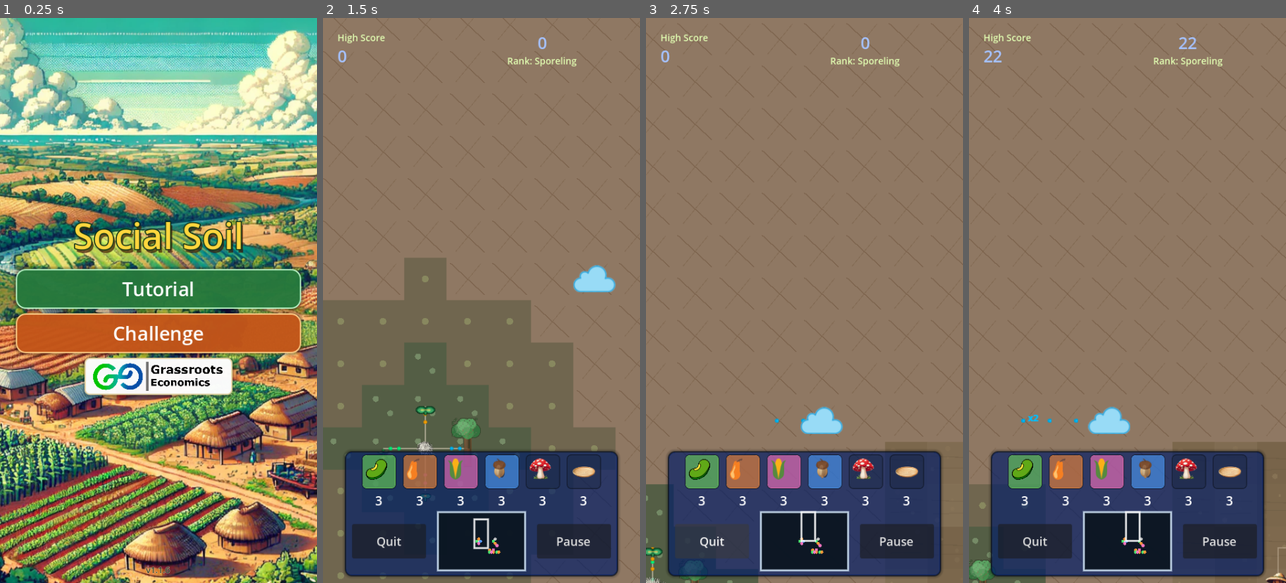
Above: before the commit, frames 1-4 (left to right).
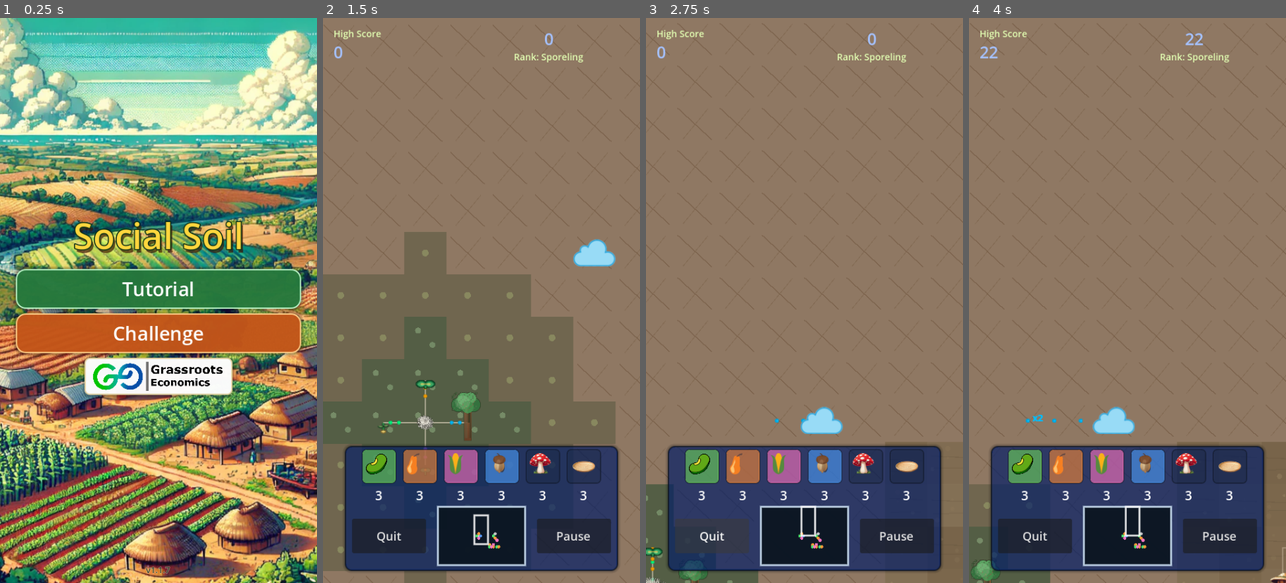
Above: after the commit, the same moments.

Repository: grassrootseconomics/mycofig
Game: Godot game, scene res://scenes/title_screen.tscn
The game is run twice, just before and just after one commit, with the same random seed, the same clock (stepped at 60 frames per second) and the same inputs.
Inputs (mouse positions are in pixels of both pictures, inside the frame that each line leads up to):
- Up to frame 1 (0.25 s): no input
- Up to frame 2 (1.5 s): click "Challenge" at 0.5 s; tap Enter at 1.25 s; drag from (481, 543) to (484, 300) at 1.27 s
- Up to frame 3 (2.75 s): drag from (741, 328) to (693, 543) at 2.02 s
- Up to frame 4 (4 s): move the mouse to (1159, 176) at 2.77 s; hold Right (right) 2.78-3.5 s; tap A (cam_left) at 2.85 s; tap Space (shoot) at 3.05 s; drag from (1111, 413) to (1013, 571) at 3.52 s

The runs differ from the first frame. In frame 1, less than 0.1% of the frame differs, in the area x 52-54%, y 97-99%; in frame 2, 17%, in the area x 0-100%, y 2-100%; in frame 3, 6.6%; in frame 4, 7.6%.

Commit message:
Bump version to 1.1.7 and update related configurations

Diff:
--- a/project.godot
+++ b/project.godot
@@ -11,7 +11,7 @@
 [application]
 
 config/name="Social Soil"
-config/version="1.1.6"
+config/version="1.1.7"
 run/main_scene="res://scenes/title_screen.tscn"
 config/quit_on_go_back=false
 config/features=PackedStringArray("4.5", "GL Compatibility")
--- a/scenes/title_screen.gd
+++ b/scenes/title_screen.gd
@@ -152,7 +152,7 @@
 	var version_label: Label = $VersionLabel
 	if not is_instance_valid(version_label):
 		return
-	var version_text = str(ProjectSettings.get_setting("application/config/version", "1.1.6"))
+	var version_text = str(ProjectSettings.get_setting("application/config/version", "1.1.7"))
 	if not version_text.begins_with("v"):
 		version_text = "v" + version_text
 	version_label.text = version_text
--- a/scenes/title_screen.tscn
+++ b/scenes/title_screen.tscn
@@ -177,7 +177,7 @@
 theme_override_colors/font_outline_color = Color(1, 0.98, 0.84, 0.7)
 theme_override_constants/outline_size = 2
 theme_override_font_sizes/font_size = 16
-text = "v1.1.6"
+text = "v1.1.7"
 horizontal_alignment = 1
 vertical_alignment = 1
 
--- a/scenes/ui.gd
+++ b/scenes/ui.gd
@@ -139,6 +139,9 @@
 const SIDE_BUTTON_SIZE_DEFAULT := Vector2(84, 38)
 const SIDE_BUTTON_SIZE_COMPACT := Vector2(98, 46)
 const SIDE_BUTTON_SIZE_TINY := Vector2(112, 52)
+const UI_SAFE_EDGE_MARGIN_DEFAULT := 12.0
+const UI_SAFE_EDGE_MARGIN_COMPACT := 10.0
+const UI_SAFE_EDGE_MARGIN_TINY := 8.0
 const RANK_FLASH_SCALE := 1.34
 const RANK_SPARKLE_DURATION := 0.62
 
@@ -238,6 +241,7 @@
 var _last_inventory_rect := Rect2(Vector2.ZERO, Vector2.ZERO)
 var _last_tutorial_visible := false
 var _last_endgame_visible := false
+var _last_safe_view_rect := Rect2(Vector2.ZERO, Vector2.ZERO)
 
 func _ready() -> void:
 	#$PalletContainer2/HBoxContainer/ActiveTexture.texture = Global.active_agent.sprite_texture
@@ -1331,10 +1335,13 @@
 	var view_size = view_rect.size
 	if view_size.x <= 0.0 or view_size.y <= 0.0:
 		return
+	var safe_rect = _get_padded_safe_view_rect()
+	if safe_rect.size.x <= 0.0 or safe_rect.size.y <= 0.0:
+		safe_rect = view_rect
 	_story_phase3_direction_layer.position = view_rect.position
 	_story_phase3_direction_layer.size = view_size
 
-	var center = view_rect.position + view_size * 0.5
+	var center = safe_rect.position + safe_rect.size * 0.5
 	var target_screen = _world_to_screen(_story_village_center_world)
 	var direction = target_screen - center
 	if direction.length_squared() <= 1.0:
@@ -1345,20 +1352,20 @@
 	var margin = STORY_PHASE3_DIRECTION_PROMPT_MARGIN
 	var side_center: Vector2 = center
 	if absf(direction.x) >= absf(direction.y):
-		side_center.x = view_rect.position.x + view_size.x - margin if direction.x >= 0.0 else view_rect.position.x + margin
-		side_center.y = clampf(center.y + direction.y * view_size.y * 0.28, view_rect.position.y + 96.0, view_rect.position.y + view_size.y - 96.0)
+		side_center.x = safe_rect.position.x + safe_rect.size.x - margin if direction.x >= 0.0 else safe_rect.position.x + margin
+		side_center.y = clampf(center.y + direction.y * safe_rect.size.y * 0.28, safe_rect.position.y + 96.0, safe_rect.position.y + safe_rect.size.y - 96.0)
 	else:
-		side_center.y = view_rect.position.y + view_size.y - margin if direction.y >= 0.0 else view_rect.position.y + margin
-		side_center.x = clampf(center.x + direction.x * view_size.x * 0.28, view_rect.position.x + 110.0, view_rect.position.x + view_size.x - 110.0)
+		side_center.y = safe_rect.position.y + safe_rect.size.y - margin if direction.y >= 0.0 else safe_rect.position.y + margin
+		side_center.x = clampf(center.x + direction.x * safe_rect.size.x * 0.28, safe_rect.position.x + 110.0, safe_rect.position.x + safe_rect.size.x - 110.0)
 
 	var half_length = STORY_PHASE3_DIRECTION_PROMPT_ARROW_LENGTH * 0.5
 	var start_pos = side_center - direction * half_length
 	var tip_pos = side_center + direction * half_length
 	var clamp_margin := 22.0
-	start_pos.x = clampf(start_pos.x, view_rect.position.x + clamp_margin, view_rect.position.x + view_size.x - clamp_margin)
-	start_pos.y = clampf(start_pos.y, view_rect.position.y + clamp_margin, view_rect.position.y + view_size.y - clamp_margin)
-	tip_pos.x = clampf(tip_pos.x, view_rect.position.x + clamp_margin, view_rect.position.x + view_size.x - clamp_margin)
-	tip_pos.y = clampf(tip_pos.y, view_rect.position.y + clamp_margin, view_rect.position.y + view_size.y - clamp_margin)
+	start_pos.x = clampf(start_pos.x, safe_rect.position.x + clamp_margin, safe_rect.position.x + safe_rect.size.x - clamp_margin)
+	start_pos.y = clampf(start_pos.y, safe_rect.position.y + clamp_margin, safe_rect.position.y + safe_rect.size.y - clamp_margin)
+	tip_pos.x = clampf(tip_pos.x, safe_rect.position.x + clamp_margin, safe_rect.position.x + safe_rect.size.x - clamp_margin)
+	tip_pos.y = clampf(tip_pos.y, safe_rect.position.y + clamp_margin, safe_rect.position.y + safe_rect.size.y - clamp_margin)
 
 	var local_start = start_pos - view_rect.position
 	var local_tip = tip_pos - view_rect.position
@@ -1386,8 +1393,9 @@
 		if absf(direction.y) > absf(direction.x):
 			label_center = side_center + (Vector2(0, -36) if direction.y >= 0.0 else Vector2(0, 36))
 		var label_pos = label_center - label_size * 0.5
-		label_pos.x = clampf(label_pos.x, view_rect.position.x + 8.0, view_rect.position.x + view_size.x - label_size.x - 8.0)
-		label_pos.y = clampf(label_pos.y, view_rect.position.y + 8.0, view_rect.position.y + view_size.y - label_size.y - 8.0)
+		label_size.x = minf(label_size.x, maxf(safe_rect.size.x - 16.0, 1.0))
+		label_size.y = minf(label_size.y, maxf(safe_rect.size.y - 16.0, 1.0))
+		label_pos = _clamp_control_position_to_rect(label_pos, label_size, safe_rect.grow(-8.0))
 		_story_phase3_direction_label.size = label_size
 		_story_phase3_direction_label.position = label_pos - view_rect.position
 
@@ -1649,8 +1657,76 @@
 	_ui_layout_dirty = true
 
 
+func _get_control_layout_size(control: Control, fallback: Vector2) -> Vector2:
+	var result = control.size if is_instance_valid(control) else Vector2.ZERO
+	if result.x <= 0.0:
+		result.x = control.custom_minimum_size.x if is_instance_valid(control) else 0.0
+	if result.y <= 0.0:
+		result.y = control.custom_minimum_size.y if is_instance_valid(control) else 0.0
+	if result.x <= 0.0:
+		result.x = fallback.x
+	if result.y <= 0.0:
+		result.y = fallback.y
+	return result
+
+
+func _get_safe_edge_margin() -> float:
+	if _is_tiny_ui():
+		return UI_SAFE_EDGE_MARGIN_TINY
+	if _is_compact_ui():
+		return UI_SAFE_EDGE_MARGIN_COMPACT
+	return UI_SAFE_EDGE_MARGIN_DEFAULT
+
+
+func _get_safe_view_rect() -> Rect2:
+	var view_rect := get_viewport().get_visible_rect()
+	if not Global.is_mobile_platform:
+		return view_rect
+	var window_size_i := DisplayServer.window_get_size()
+	var window_size := Vector2(window_size_i)
+	if window_size.x <= 0.0 or window_size.y <= 0.0:
+		return view_rect
+	var safe_area_i := DisplayServer.get_display_safe_area()
+	var safe_area := Rect2(Vector2(safe_area_i.position), Vector2(safe_area_i.size))
+	if safe_area.size.x <= 0.0 or safe_area.size.y <= 0.0:
+		return view_rect
+	# Mobile safe areas are reported in window pixels; this HUD is laid out in viewport coordinates.
+	var scale := Vector2(view_rect.size.x / window_size.x, view_rect.size.y / window_size.y)
+	var safe_pos := view_rect.position + safe_area.position * scale
+	var safe_size := safe_area.size * scale
+	var safe_left = clampf(safe_pos.x, view_rect.position.x, view_rect.position.x + view_rect.size.x)
+	var safe_top = clampf(safe_pos.y, view_rect.position.y, view_rect.position.y + view_rect.size.y)
+	var safe_right = clampf(safe_pos.x + safe_size.x, view_rect.position.x, view_rect.position.x + view_rect.size.x)
+	var safe_bottom = clampf(safe_pos.y + safe_size.y, view_rect.position.y, view_rect.position.y + view_rect.size.y)
+	if safe_right - safe_left <= 1.0 or safe_bottom - safe_top <= 1.0:
+		return view_rect
+	return Rect2(Vector2(safe_left, safe_top), Vector2(safe_right - safe_left, safe_bottom - safe_top))
+
+
+func _get_padded_safe_view_rect(extra_margin: float = 0.0) -> Rect2:
+	var safe_rect := _get_safe_view_rect()
+	var margin = maxf(_get_safe_edge_margin() + extra_margin, 0.0)
+	var padded := safe_rect.grow(-margin)
+	if padded.size.x <= 1.0 or padded.size.y <= 1.0:
+		return safe_rect
+	return padded
+
+
+func _clamp_control_position_to_rect(pos: Vector2, size: Vector2, rect: Rect2) -> Vector2:
+	var max_x = maxf(rect.position.x, rect.position.x + rect.size.x - size.x)
+	var max_y = maxf(rect.position.y, rect.position.y + rect.size.y - size.y)
+	return Vector2(
+		clampf(pos.x, rect.position.x, max_x),
+		clampf(pos.y, rect.position.y, max_y)
+	)
+
+
 func _detect_layout_state_change() -> bool:
 	var changed := false
+	var safe_rect := _get_safe_view_rect()
+	if safe_rect != _last_safe_view_rect:
+		_last_safe_view_rect = safe_rect
+		changed = true
 	if is_instance_valid(_inventory_panel):
 		var inventory_rect = _inventory_panel.get_global_rect()
 		if inventory_rect != _last_inventory_rect:
@@ -1670,9 +1746,67 @@
 	return changed
 
 
+func _get_inventory_panel_target_height() -> float:
+	return 178.0 if _is_compact_ui() else 159.0
+
+
+func _get_inventory_panel_target_width() -> float:
+	var view_rect = get_viewport().get_visible_rect()
+	var safe_rect = _get_safe_view_rect()
+	var margin = _get_safe_edge_margin()
+	var max_width = maxf(safe_rect.size.x - margin * 2.0, 160.0)
+	return minf(clampf(view_rect.size.x * 0.36, 200.0, 292.0), max_width)
+
+
+func _layout_inventory_panel() -> void:
+	var inventory: MarginContainer = _inventory_panel
+	if not is_instance_valid(inventory):
+		return
+	var view_rect = get_viewport().get_visible_rect()
+	var safe_rect = _get_safe_view_rect()
+	var margin = _get_safe_edge_margin()
+	var panel_width = _get_inventory_panel_target_width()
+	var panel_height = _get_inventory_panel_target_height()
+	var view_center_x = view_rect.position.x + view_rect.size.x * 0.5
+	var safe_center_x = safe_rect.position.x + safe_rect.size.x * 0.5
+	var center_shift_x = safe_center_x - view_center_x
+	var bottom_inset = view_rect.position.y + view_rect.size.y - (safe_rect.position.y + safe_rect.size.y)
+	var bottom_margin = maxf(bottom_inset + margin, margin)
+	inventory.anchor_left = 0.5
+	inventory.anchor_right = 0.5
+	inventory.anchor_top = 1.0
+	inventory.anchor_bottom = 1.0
+	inventory.offset_left = round(center_shift_x - panel_width * 0.5)
+	inventory.offset_right = round(center_shift_x + panel_width * 0.5)
+	inventory.offset_bottom = -round(bottom_margin)
+	inventory.offset_top = inventory.offset_bottom - panel_height
+
+
+func _layout_top_hud_containers() -> void:
+	var safe_rect = _get_safe_view_rect()
+	var margin = _get_safe_edge_margin()
+	var high_score_size := Vector2.ZERO
+	var high_score_bottom: float = safe_rect.position.y + margin
+	if is_instance_valid(_high_score_container) and _high_score_container.visible:
+		high_score_size = _get_control_layout_size(_high_score_container, Vector2(160, 50))
+		var high_score_pos = _clamp_control_position_to_rect(safe_rect.position + Vector2(margin, margin), high_score_size, safe_rect)
+		_high_score_container.global_position = Vector2(round(high_score_pos.x), round(high_score_pos.y))
+		high_score_bottom = _high_score_container.global_position.y + high_score_size.y
+	if is_instance_valid(_endgame_container) and _endgame_container.visible:
+		var endgame_size = _get_control_layout_size(_endgame_container, Vector2(260, 60))
+		var x = safe_rect.position.x + safe_rect.size.x - endgame_size.x - margin
+		var y = safe_rect.position.y + margin
+		if high_score_size != Vector2.ZERO and x < safe_rect.position.x + margin + high_score_size.x + 8.0:
+			y = high_score_bottom + 8.0
+		var pos = _clamp_control_position_to_rect(Vector2(x, y), endgame_size, safe_rect)
+		_endgame_container.global_position = Vector2(round(pos.x), round(pos.y))
+
+
 func _apply_runtime_layout(force: bool = false) -> void:
 	if not force and not _ui_layout_dirty:
 		return
+	_layout_inventory_panel()
+	_layout_top_hud_containers()
 	_layout_quit_container()
 	_layout_tutorial_container()
 	_layout_story_facts_panel()
@@ -1737,7 +1871,7 @@
 	var text_height = float(effective_lines) * line_height
 	var vertical_padding = TUTORIAL_PANEL_STORY_TEXT_VERTICAL_PADDING if _is_guidance_instruction_mode() else TUTORIAL_PANEL_TEXT_VERTICAL_PADDING
 	var target_height = maxf(_tutorial_expanded_size_base.y, text_height + vertical_padding)
-	var max_height = maxf(get_viewport().get_visible_rect().size.y * TUTORIAL_PANEL_MAX_HEIGHT_FRACTION, _tutorial_expanded_size_base.y)
+	var max_height = maxf(_get_safe_view_rect().size.y * TUTORIAL_PANEL_MAX_HEIGHT_FRACTION, _tutorial_expanded_size_base.y)
 	_tutorial_expanded_size = Vector2(_tutorial_expanded_size_base.x, clampf(target_height, _tutorial_expanded_size_base.y, max_height))
 
 
@@ -1762,6 +1896,7 @@
 func _apply_responsive_layout() -> void:
 	var view_rect = get_viewport().get_visible_rect()
 	var view_size = view_rect.size
+	var safe_rect = _get_safe_view_rect()
 	var compact = _is_compact_ui()
 	var tiny = _is_tiny_ui()
 	var story_instructions = _is_guidance_instruction_mode()
@@ -1772,10 +1907,7 @@
 		inventory.add_theme_constant_override("margin_top", margin_px)
 		inventory.add_theme_constant_override("margin_right", margin_px)
 		inventory.add_theme_constant_override("margin_bottom", margin_px)
-		var panel_width = clampf(view_size.x * 0.36, 200.0, 292.0)
-		inventory.offset_left = -round(panel_width * 0.5)
-		inventory.offset_right = round(panel_width * 0.5)
-		inventory.offset_top = -178.0 if compact else -159.0
+		_layout_inventory_panel()
 	_inventory_slot_size = INVENTORY_SLOT_SIZE_TINY if tiny else (INVENTORY_SLOT_SIZE_COMPACT if compact else INVENTORY_SLOT_SIZE_DEFAULT)
 	_inventory_icon_pad_default = 6.0 if tiny else (5.0 if compact else INVENTORY_ICON_PAD_DEFAULT)
 	_inventory_icon_pad_basket = 9.0 if tiny else (8.0 if compact else INVENTORY_ICON_PAD_BASKET)
@@ -1810,7 +1942,7 @@
 		tutorial_label.offset_bottom = -66.0 if story_instructions else -18.0
 	var max_expanded_width = STORY_TUTORIAL_PANEL_EXPANDED_SIZE.x if story_instructions else TUTORIAL_PANEL_EXPANDED_SIZE.x
 	var min_expanded_width = 300.0 if story_instructions else 248.0
-	var expanded_width = minf(max_expanded_width, maxf(view_size.x - 24.0, min_expanded_width))
+	var expanded_width = minf(max_expanded_width, maxf(safe_rect.size.x - _get_safe_edge_margin() * 2.0, min_expanded_width))
 	var expanded_height = 188.0 if tiny else (182.0 if compact else TUTORIAL_PANEL_EXPANDED_SIZE.y)
 	if story_instructions:
 		expanded_height = 226.0 if tiny else (238.0 if compact else STORY_TUTORIAL_PANEL_EXPANDED_SIZE.y)
@@ -2055,6 +2187,7 @@
 	var inventory_panel: MarginContainer = _inventory_panel
 	if not is_instance_valid(inventory_panel):
 		return
+	var safe_rect = _get_padded_safe_view_rect()
 	var inventory_rect = inventory_panel.get_global_rect()
 	var center_y = inventory_rect.position.y + inventory_rect.size.y * 0.5
 	if is_instance_valid(quit_container):
@@ -2065,10 +2198,12 @@
 			quit_size.x = 96.0
 		if quit_size.y <= 0.0:
 			quit_size.y = 44.0
-		quit_container.global_position = Vector2(
-			round(inventory_rect.position.x - INVENTORY_SIDE_BUTTON_BUFFER - quit_size.x),
-			round(center_y - quit_size.y * 0.5)
+		var quit_pos = _clamp_control_position_to_rect(
+			Vector2(inventory_rect.position.x - INVENTORY_SIDE_BUTTON_BUFFER - quit_size.x, center_y - quit_size.y * 0.5),
+			quit_size,
+			safe_rect
 		)
+		quit_container.global_position = Vector2(round(quit_pos.x), round(quit_pos.y))
 	if is_instance_valid(pause_container):
 		var pause_size = pause_container.size
 		if pause_size.x <= 0.0 or pause_size.y <= 0.0:
@@ -2077,33 +2212,37 @@
 			pause_size.x = 96.0
 		if pause_size.y <= 0.0:
 			pause_size.y = 44.0
-		pause_container.global_position = Vector2(
-			round(inventory_rect.position.x + inventory_rect.size.x + INVENTORY_SIDE_BUTTON_BUFFER),
-			round(center_y - pause_size.y * 0.5)
+		var pause_pos = _clamp_control_position_to_rect(
+			Vector2(inventory_rect.position.x + inventory_rect.size.x + INVENTORY_SIDE_BUTTON_BUFFER, center_y - pause_size.y * 0.5),
+			pause_size,
+			safe_rect
 		)
+		pause_container.global_position = Vector2(round(pause_pos.x), round(pause_pos.y))
 
 
 func _layout_tutorial_container() -> void:
 	var tutorial: Control = _tutorial_panel
 	if not is_instance_valid(tutorial) or not tutorial.visible:
 		return
-	var view_rect = get_viewport().get_visible_rect()
+	var safe_rect = _get_padded_safe_view_rect()
 	var size = tutorial.size
 	if size.x <= 0.0 or size.y <= 0.0:
 		size = tutorial.custom_minimum_size
 	if size.x <= 0.0 or size.y <= 0.0:
 		size = _tutorial_collapsed_size if _tutorial_collapsed else _tutorial_expanded_size
-	var margin := 12.0
+	size.x = minf(size.x, safe_rect.size.x)
+	size.y = minf(size.y, safe_rect.size.y)
+	tutorial.size = size
 	if _tutorial_collapsed:
 		if is_instance_valid(_high_score_container) and _high_score_container.visible:
 			var high_score_rect = _high_score_container.get_global_rect()
-			margin = maxf(margin, high_score_rect.position.y + high_score_rect.size.y + 8.0)
+			safe_rect.position.y = maxf(safe_rect.position.y, high_score_rect.position.y + high_score_rect.size.y + 8.0)
 		tutorial.global_position = Vector2(
-			round(view_rect.position.x + 12.0),
-			round(view_rect.position.y + margin)
+			round(safe_rect.position.x),
+			round(safe_rect.position.y)
 		)
 		return
-	var top_y := 16.0
+	var top_y: float = safe_rect.position.y
 	var score_container: Control = _endgame_container
 	if is_instance_valid(score_container) and score_container.visible:
 		var score_rect = score_container.get_global_rect()
@@ -2111,28 +2250,28 @@
 	if is_instance_valid(_high_score_container) and _high_score_container.visible:
 		var high_score_rect = _high_score_container.get_global_rect()
 		top_y = maxf(top_y, high_score_rect.position.y + high_score_rect.size.y + 12.0)
-	var x = view_rect.position.x + (view_rect.size.x - size.x) * 0.5
-	x = clampf(x, view_rect.position.x + margin, view_rect.position.x + view_rect.size.x - size.x - margin)
-	var y = maxf(top_y, view_rect.position.y + margin)
-	tutorial.global_position = Vector2(round(x), round(y))
+	var x = safe_rect.position.x + (safe_rect.size.x - size.x) * 0.5
+	var y = maxf(top_y, safe_rect.position.y)
+	var pos = _clamp_control_position_to_rect(Vector2(x, y), size, safe_rect)
+	tutorial.global_position = Vector2(round(pos.x), round(pos.y))
 
 
 func _layout_story_facts_panel() -> void:
 	if not is_instance_valid(_story_facts_panel):
 		return
-	var view_rect = get_viewport().get_visible_rect()
+	var safe_rect = _get_padded_safe_view_rect()
 	var compact = _is_compact_ui()
 	var tiny = _is_tiny_ui()
 	var panel_size = STORY_FACTS_PANEL_SIZE
-	panel_size.x = minf(panel_size.x, maxf(view_rect.size.x - 28.0, 300.0))
-	panel_size.y = minf(panel_size.y, maxf(view_rect.size.y - 28.0, 260.0))
+	panel_size.x = minf(panel_size.x, maxf(safe_rect.size.x, 300.0))
+	panel_size.y = minf(panel_size.y, maxf(safe_rect.size.y, 260.0))
 	if compact:
-		panel_size = Vector2(minf(panel_size.x, view_rect.size.x - 24.0), minf(panel_size.y, view_rect.size.y - 24.0))
+		panel_size = Vector2(minf(panel_size.x, safe_rect.size.x), minf(panel_size.y, safe_rect.size.y))
 	_story_facts_panel.custom_minimum_size = panel_size
 	_story_facts_panel.size = panel_size
 	_story_facts_panel.global_position = Vector2(
-		round(view_rect.position.x + (view_rect.size.x - panel_size.x) * 0.5),
-		round(view_rect.position.y + (view_rect.size.y - panel_size.y) * 0.5)
+		round(safe_rect.position.x + (safe_rect.size.x - panel_size.x) * 0.5),
+		round(safe_rect.position.y + (safe_rect.size.y - panel_size.y) * 0.5)
 	)
 
 	if is_instance_valid(_story_facts_close_button):
Not shown, changed: export_presets.cfg
Not shown, changed: README.md
Not shown, changed: web/index.html
Not shown, changed: web/index.pck
Not shown, changed: web/index.service.worker.js
